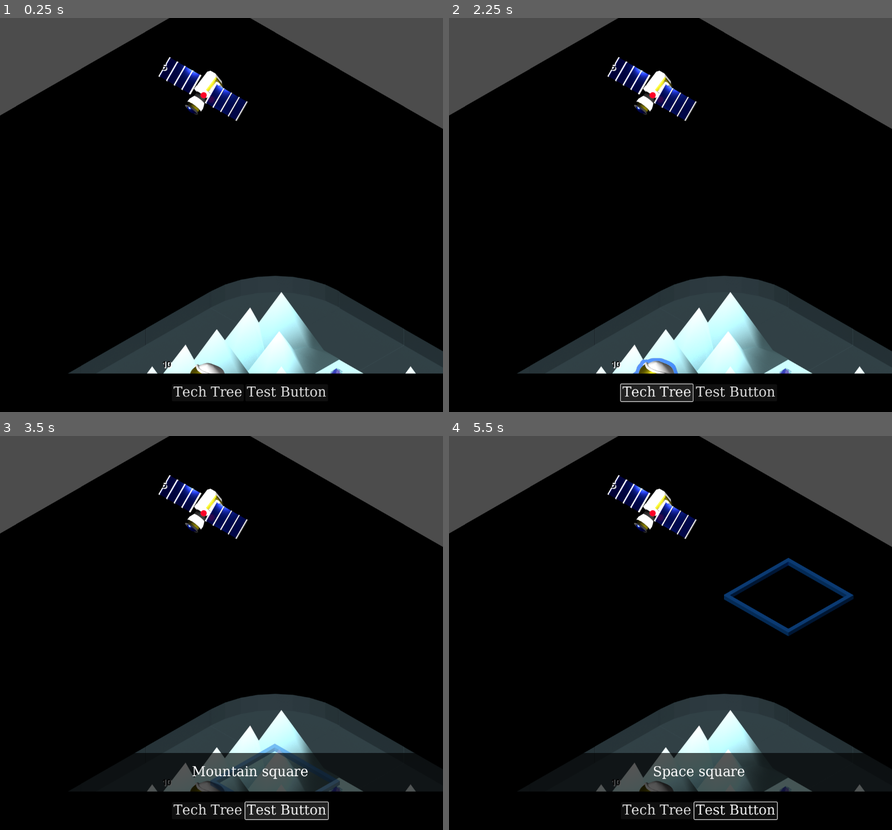
Above: before the commit, frames 1-4 (two rows, left to right).
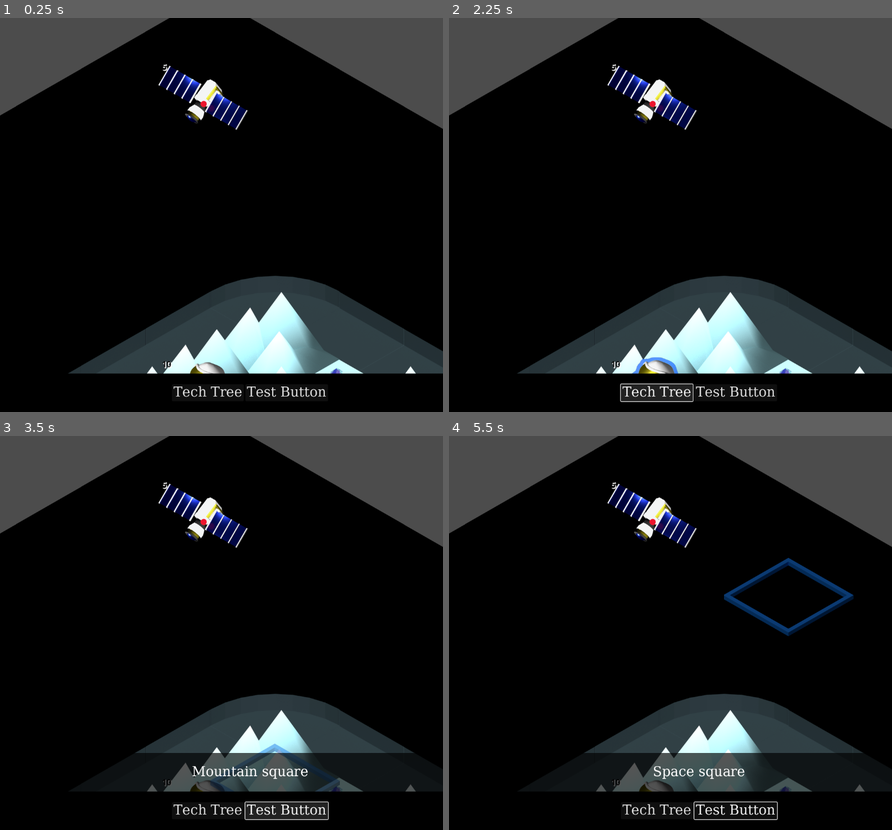
Above: after the commit, the same moments.

Repository: lifflander/stp
Game: Godot game, scene res://node_2d.tscn
Two runs of this game, one before a commit and one after it. Both use one fixed random seed, a clock stepped at 60 frames per second and the inputs below.
Inputs (mouse positions are in pixels of both pictures, inside the frame that each line leads up to):
- Up to frame 1 (0.25 s): no input
- Up to frame 2 (2.25 s): click "Tech Tree" at 0.5 s; click "Test Button" at 1.25 s; click "Tech Tree" at 2 s
- Up to frame 3 (3.5 s): click "Test Button" at 2.75 s
- Up to frame 4 (5.5 s): click "Tech Tree" at 3.5 s; click "Test Button" at 4.25 s; tap Enter at 5 s; move the mouse to (767, 613) at 5.02 s; click (767, 613) at 5.17 s

The runs differ from the first frame. In frame 1, 1.6% of the frame differs, in the area x 35-56%, y 9-91%; in frame 2, 1.6%; in frame 3, 1.5%; in frame 4, 1.5%.

Commit message:
new units!

Diff:
--- a/CharacterBody2D.gd
+++ b/CharacterBody2D.gd
@@ -2,6 +2,7 @@
 
 var dragging = false
 var prev_position : Vector2
+var clicked_button : bool = false
 
 @onready var tile_map : IsoTileMap = get_parent().get_node("Tiles")
 
@@ -25,14 +26,17 @@
 			dragging = true
 			prev_position = get_local_mouse_position() + position
 		else:
-			dragging = false
-			prev_position = Vector2(0,0)
+			if clicked_button:
+				clicked_button = false
+			else:
+				dragging = false
+				prev_position = Vector2(0,0)
 
-			var global_pos = get_global_mouse_position()
-			var local_pos = tile_map.to_local(global_pos)
-			var map_pos = tile_map.local_to_map(local_pos)
-			print("global:, ", global_pos, ", local: ", local_pos, ", map: ", map_pos)
-			tile_map.selectCell(map_pos)
+				var global_pos = get_global_mouse_position()
+				var local_pos = tile_map.to_local(global_pos)
+				var map_pos = tile_map.local_to_map(local_pos)
+				print("global:, ", global_pos, ", local: ", local_pos, ", map: ", map_pos)
+				tile_map.selectCell(map_pos)
 
 	elif event is InputEventMouseMotion and dragging:
 		var new_position = get_local_mouse_position()
--- a/LogicEngine.gd
+++ b/LogicEngine.gd
@@ -46,7 +46,7 @@
 	var name : String = "Atari"
 	var level : int = 1
 	var population : int = 0
-	var base_source_id = 12
+	var base_source_id = 5
 	var base_coord : Vector2i = Vector2i(level - 1, 0)
 	var tiles_inside : Array[Vector2i]
 	var tiles_inside_outer : Array[Vector2i]
--- a/Map.gd
+++ b/Map.gd
@@ -163,10 +163,16 @@
 
 					var prob = randi_range(1,4)
 					if prob == 2:
-						if tile.type == TileTypeEnum.MOUNTAIN:
-							tile.resource = AtlasIdent.new(9, Vector2i(0,1))
-						else:
-							tile.resource = AtlasIdent.new(9, Vector2i(8,0))
+						if c.planet == 0:
+							if tile.type == TileTypeEnum.MOUNTAIN:
+								tile.resource = AtlasIdent.new(9, Vector2i(0,1))
+							else:
+								tile.resource = AtlasIdent.new(9, Vector2i(8,0))
+						elif c.planet == 1:
+							if tile.type == TileTypeEnum.MOUNTAIN:
+								tile.resource = AtlasIdent.new(9, Vector2i(2,1))
+							else:
+								tile.resource = AtlasIdent.new(9, Vector2i(1,1))
 
 				elif c.onBottomBoundary(Vector2i(x,y)) or c.onTopBoundary(Vector2i(x,y)):
 					tile.type = TileTypeEnum.ATMOSPHERE
--- a/PopuationBar.gd
+++ b/PopuationBar.gd
@@ -22,7 +22,6 @@
 	divisions = level + 1
 
 func drawLines():
-	print("Draw lines")
 	for child in get_children():
 		remove_child(child)
 
--- a/TileMap.gd
+++ b/TileMap.gd
@@ -2,6 +2,7 @@
 class_name IsoTileMap
 
 @onready var logic_engine : LogicEngine = get_parent().get_node("LogicEngine")
+@onready var character_body : CharacterBody2D = get_parent().get_node("CharacterBody2D")
 @onready var map : Map = get_parent().get_node("Map")
 @onready var label_holder : Node2D = get_node("LabelHolder")
 @onready var sprite_holder : Node2D = get_node("SpriteHolder")
--- a/iso-tileset-2.tres
+++ b/iso-tileset-2.tres
@@ -8,6 +8,7 @@
 [ext_resource type="Texture2D" uid="uid://ctcpcdrq8bdq7" path="res://assets/tilesets/Tileset_1.png" id="4_vypo8"]
 [ext_resource type="Texture2D" uid="uid://ck6lrfe6gir6e" path="res://assets/tilesets/Greenhouse_Level_3.png" id="6_88335"]
 [ext_resource type="Texture2D" uid="uid://gt15n4bniw2k" path="res://assets/tilesets/Tileset_Overlay_Selection.png" id="7_6aigk"]
+[ext_resource type="Texture2D" uid="uid://872oittq8ka7" path="res://assets/tilesets/City_Levels1to8_1.png" id="8_bf1fb"]
 [ext_resource type="Texture2D" uid="uid://bfi2wkiec7kl0" path="res://assets/tilesets/Mars_Tileset_2.png" id="8_iwov0"]
 
 [sub_resource type="TileMapPattern" id="TileMapPattern_74qju"]
@@ -45,25 +46,27 @@
 resource_name = "UnitSetSelected"
 texture = ExtResource("2_t27ds")
 separation = Vector2i(7, 0)
-texture_region_size = Vector2i(480, 450)
-0:0/0 = 0
-0:0/0/texture_origin = Vector2i(0, 55)
+texture_region_size = Vector2i(480, 385)
+0:0/0 = 0
+0:0/0/texture_origin = Vector2i(0, 90)
 0:0/0/material = ExtResource("2_40q4k")
 1:0/0 = 0
-1:0/0/texture_origin = Vector2i(0, 55)
+1:0/0/texture_origin = Vector2i(0, 90)
 1:0/0/material = ExtResource("2_40q4k")
 2:0/0 = 0
+2:0/0/texture_origin = Vector2i(0, 35)
 2:0/0/material = ExtResource("2_40q4k")
 3:0/0 = 0
+3:0/0/texture_origin = Vector2i(0, 35)
 3:0/0/material = ExtResource("2_40q4k")
 4:0/0 = 0
 4:0/0/texture_origin = Vector2i(0, 40)
 4:0/0/material = ExtResource("2_40q4k")
 5:0/0 = 0
-5:0/0/texture_origin = Vector2i(0, 40)
+5:0/0/texture_origin = Vector2i(0, 90)
 5:0/0/material = ExtResource("2_40q4k")
 6:0/0 = 0
-6:0/0/texture_origin = Vector2i(0, 40)
+6:0/0/texture_origin = Vector2i(0, 90)
 6:0/0/material = ExtResource("2_40q4k")
 7:0/0 = 0
 7:0/0/texture_origin = Vector2i(-20, 40)
@@ -71,6 +74,18 @@
 8:0/0 = 0
 8:0/0/texture_origin = Vector2i(-20, 40)
 8:0/0/material = ExtResource("2_40q4k")
+0:1/0 = 0
+0:1/0/texture_origin = Vector2i(0, 50)
+0:1/0/material = ExtResource("2_40q4k")
+1:1/0 = 0
+1:1/0/texture_origin = Vector2i(0, 50)
+1:1/0/material = ExtResource("2_40q4k")
+2:1/0 = 0
+2:1/0/texture_origin = Vector2i(0, 50)
+2:1/0/material = ExtResource("2_40q4k")
+3:1/0 = 0
+3:1/0/texture_origin = Vector2i(0, 50)
+3:1/0/material = ExtResource("2_40q4k")
 
 [sub_resource type="TileSetAtlasSource" id="TileSetAtlasSource_vgkwd"]
 texture = ExtResource("3_itlhw")
@@ -107,6 +122,26 @@
 5:0/0 = 0
 5:0/0/texture_origin = Vector2i(0, 75)
 
+[sub_resource type="TileSetAtlasSource" id="TileSetAtlasSource_a8rqt"]
+texture = ExtResource("8_bf1fb")
+texture_region_size = Vector2i(535, 675)
+0:0/0 = 0
+0:0/0/texture_origin = Vector2i(0, 200)
+1:0/0 = 0
+1:0/0/texture_origin = Vector2i(0, 200)
+2:0/0 = 0
+2:0/0/texture_origin = Vector2i(0, 200)
+3:0/0 = 0
+3:0/0/texture_origin = Vector2i(0, 200)
+5:0/0 = 0
+5:0/0/texture_origin = Vector2i(0, 200)
+4:0/0 = 0
+4:0/0/texture_origin = Vector2i(0, 200)
+6:0/0 = 0
+6:0/0/texture_origin = Vector2i(0, 200)
+0:1/0 = 0
+0:1/0/texture_origin = Vector2i(0, 200)
+
 [sub_resource type="TileSetAtlasSource" id="TileSetAtlasSource_naytt"]
 texture = ExtResource("8_iwov0")
 margins = Vector2i(0, 111)
@@ -133,23 +168,33 @@
 resource_name = "UnitSet"
 texture = ExtResource("2_t27ds")
 separation = Vector2i(7, 0)
-texture_region_size = Vector2i(480, 450)
-0:0/0 = 0
-0:0/0/texture_origin = Vector2i(0, 55)
-1:0/0 = 0
-1:0/0/texture_origin = Vector2i(0, 55)
-2:0/0 = 0
-3:0/0 = 0
+texture_region_size = Vector2i(480, 385)
+0:0/0 = 0
+0:0/0/texture_origin = Vector2i(0, 90)
+1:0/0 = 0
+1:0/0/texture_origin = Vector2i(0, 90)
+2:0/0 = 0
+2:0/0/texture_origin = Vector2i(0, 35)
+3:0/0 = 0
+3:0/0/texture_origin = Vector2i(0, 35)
 4:0/0 = 0
 4:0/0/texture_origin = Vector2i(0, 40)
 5:0/0 = 0
-5:0/0/texture_origin = Vector2i(0, 40)
-6:0/0 = 0
-6:0/0/texture_origin = Vector2i(0, 40)
+5:0/0/texture_origin = Vector2i(0, 90)
+6:0/0 = 0
+6:0/0/texture_origin = Vector2i(0, 90)
 7:0/0 = 0
 7:0/0/texture_origin = Vector2i(-20, 40)
 8:0/0 = 0
 8:0/0/texture_origin = Vector2i(-20, 40)
+0:1/0 = 0
+0:1/0/texture_origin = Vector2i(0, 50)
+1:1/0 = 0
+1:1/0/texture_origin = Vector2i(0, 50)
+2:1/0 = 0
+2:1/0/texture_origin = Vector2i(0, 50)
+3:1/0 = 0
+3:1/0/texture_origin = Vector2i(0, 50)
 
 [sub_resource type="TileSetAtlasSource" id="TileSetAtlasSource_r0v2n"]
 texture = ExtResource("7_6aigk")
@@ -172,6 +217,8 @@
 6:0/0 = 0
 5:0/0 = 0
 0:1/0 = 0
+1:1/0 = 0
+2:1/0 = 0
 
 [resource]
 tile_shape = 1
@@ -190,4 +237,5 @@
 sources/0 = SubResource("TileSetAtlasSource_yh4kb")
 sources/1 = SubResource("TileSetAtlasSource_wuy8j")
 sources/2 = SubResource("TileSetAtlasSource_xjdxl")
+sources/5 = SubResource("TileSetAtlasSource_a8rqt")
 pattern_0 = SubResource("TileMapPattern_74qju")
Binary file added: assets/tilesets/City_Levels1to8_1.png
Not shown, added: assets/tilesets/City_Levels1to8_1.png.import
Binary file changed: assets/tilesets/Tileset_Overlay_Selection.png
Binary file changed: assets/tilesets/Units-Tileset_1.png
Not shown: 1 places in iso-tileset-2.tres that only renumber resources
